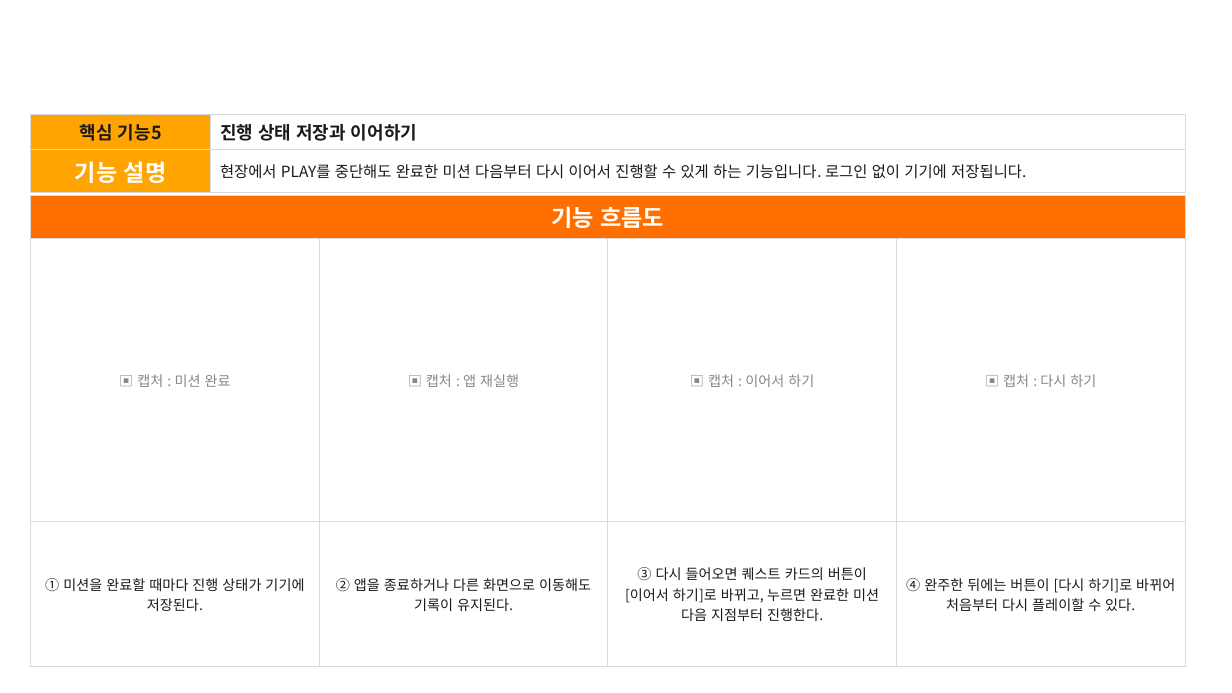
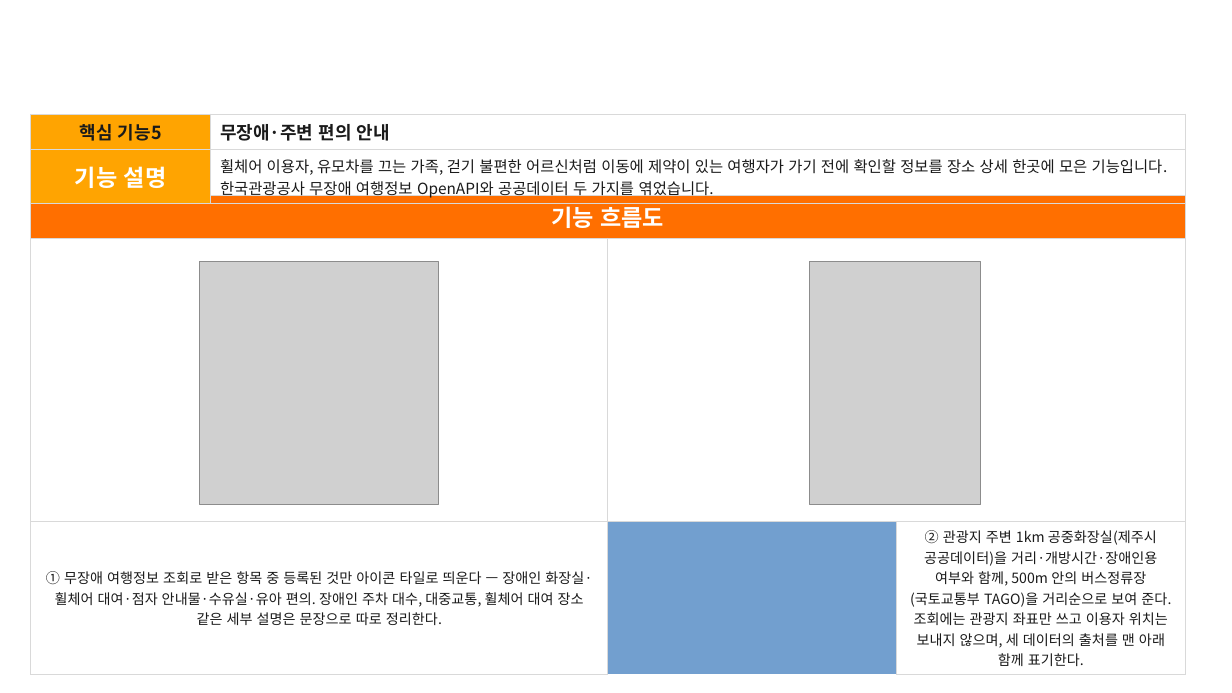
Before and after one commit to keepdev0919/Final-Project, a slide deck: slide 10 of docs/관광데이터 개발 공모전/놀멍봅서_기능설명서.pptx. Drawn at 1232x693 pixels with LibreOffice and Linux fonts; fonts in the diff are those of the drawing; grey boxes stand for pictures; background and template pictures are left out. Boxes give left, top, right and bottom in pixels: in the first picture for what was removed or moved away, otherwise in the second. Text is boxed around its words. In the diff, an @@ line names an element or a change of style, - is before the commit and + after.

Commit message:
docs(공모전): 기능설명서를 출시 화면으로 채우고 캡처 v2 추가
- 놀멍봅서_기능설명서.pptx 에 실제 서버 데이터가 담긴 화면을 넣었다
- 캡처_v2: PLAY 미션·발견·이야기·완주, 장소 상세 이용정보·출처, 내 코스,
  지도(전체·권역 이동·준비 중 핀), 무장애 타일, 주변 시설 출처
- 같은 내용의 옛 사본 nolmeongbopseo_function_spec.pptx 와 기능설명서_초안.md 삭제

```diff
--- a/docs/관광데이터 개발 공모전/놀멍봅서_기능설명서.pptx
+++ b/docs/관광데이터 개발 공모전/놀멍봅서_기능설명서.pptx
@@ table at (30, 115, 1186, 203) @@
-row 1, column 2: 진행 상태 저장과 이어하기
+row 1, column 2: 무장애·주변 편의 안내
-row 2, column 2: 현장에서 PLAY를 중단해도 완료한 미션 다음부터 다시 이어서 진행할 수 있게 하는 기능입니다. 로그인 없이 기기에 저장됩니다.
+row 2, column 2: 휠체어 이용자, 유모차를 끄는 가족, 걷기 불편한 어르신처럼 이동에 제약이 있는 여행자가 가기 전에 확인할 정보를 장소 상세 한곳에 모은 기능입니다. 한국관광공사 무장애 여행정보 OpenAPI와 공공데이터 두 가지를 엮었습니다.
@@ table at (30, 195, 1184, 670) @@
-row 2: ▣ 캡처 : 미션 완료 | ▣ 캡처 : 앱 재실행 | ▣ 캡처 : 이어서 하기 | ▣ 캡처 : 다시 하기
+row 2: 무장애 정보 (성산일출봉) |  | 주변 편의시설 · 출처 (만장굴) | 
-row 3: ① 미션을 완료할 때마다 진행 상태가 기기에 저장된다. | ② 앱을 종료하거나 다른 화면으로 이동해도 기록이 유지된다. | ③ 다시 들어오면 퀘스트 카드의 버튼이 [이어서 하기]로 바뀌고, 누르면 완료한 미션 다음 지점부터 진행한다. | ④ 완주한 뒤에는 버튼이 [다시 하기]로 바뀌어 처음부터 다시 플레이할 수 있다.
+row 3: ① 무장애 여행정보 조회로 받은 항목 중 등록된 것만 아이콘 타일로 띄운다 — 장애인 화장실·휠체어 대여·점자 안내물·수유실·유아 편의. 장애인 주차 대수, 대중교통, 휠체어 대여 장소 같은 세부 설명은 문장으로 따로 정리한다. |  | ② 관광지 주변 1km 공중화장실(제주시 공공데이터)을 거리·개방시간·장애인용 여부와 함께, 500m 안의 버스정류장(국토교통부 TAGO)을 거리순으로 보여 준다. 조회에는 관광지 좌표만 쓰고 이용자 위치는 보내지 않으며, 세 데이터의 출처를 맨 아래 함께 표기한다. | 
@@ picture added at (200, 262, 438, 505) @@
@@ picture added at (810, 262, 981, 505) @@
```
Also in this commit, not shown: 12 other slides changed, 14 other files.
